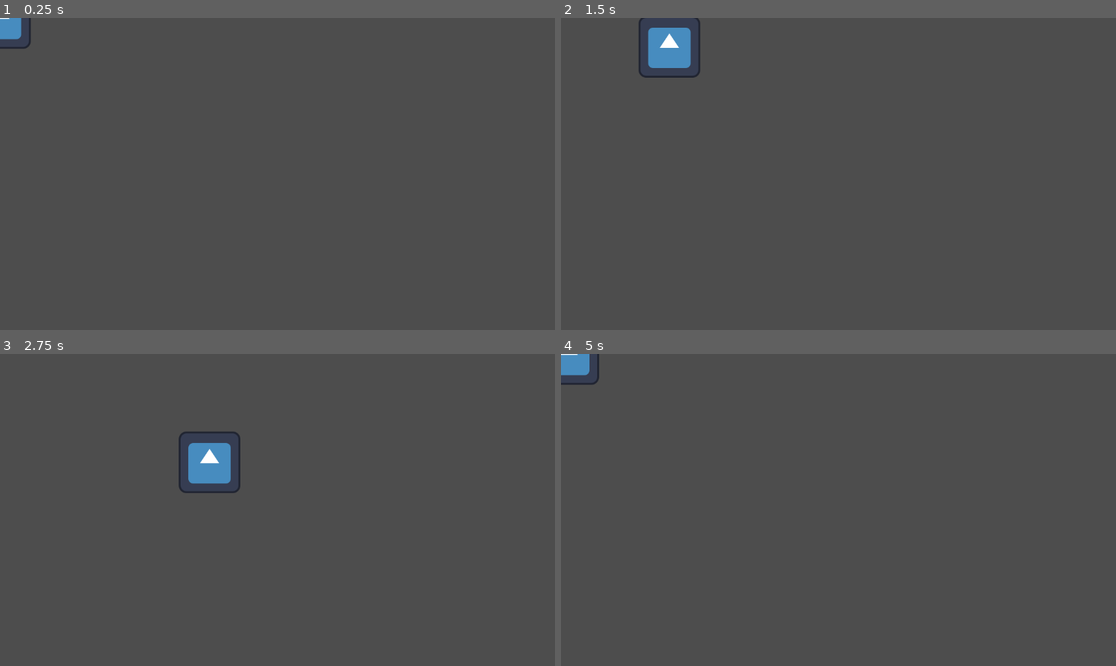
Above: before the commit, frames 1-4 (two rows, left to right).
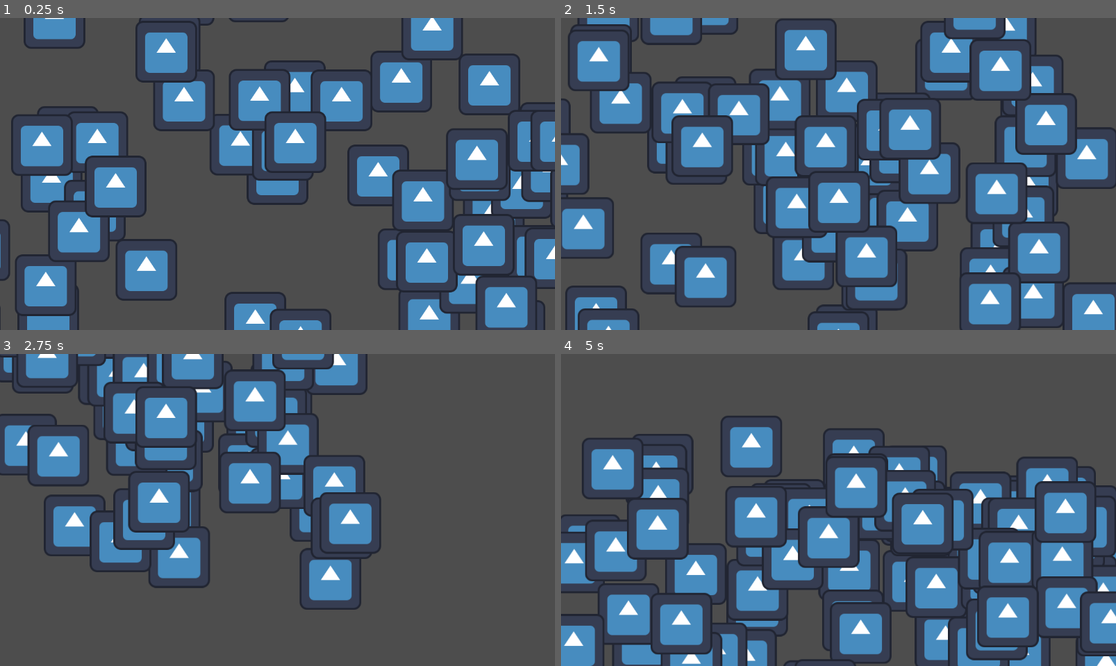
Above: after the commit, the same moments.

Repository: flowerFawn/XP-Based-Leveling
Game: Godot game, scene res://scenes/world.tscn
The game is run twice, just before and just after one commit, with the same random seed, the same clock (stepped at 60 frames per second) and the same inputs. Before the commit the project has no main scene; this scene is started directly in both runs. The engine's default icon, where the game draws it, is replaced by a stand-in: a white triangle on a blue panel in a dark square.
Inputs:
- Up to frame 1 (0.25 s): no input
- Up to frame 2 (1.5 s): tap Enter at 0.5 s; hold D (player_right) 0.53-1.28 s; hold S (player_down) from 1.28 s (still down)
- Up to frame 3 (2.75 s): release S (player_down) at 2.03 s; hold D (player_right) from 2.03 s (still down)
- Up to frame 4 (5 s): release D (player_right) at 2.78 s; hold W (player_up) 2.78-3.53 s; hold A (player_left) from 3.53 s (still down)

The runs differ from the first frame. In frame 1, 34% of the frame differs, in the area x 0-100%, y 0-100%; in frame 2, 42%; in frame 3, 23%; in frame 4, 39%.

Commit message:
enemies exist, player can move
enemies based on resources
it seems to run quite well, 4000 enemies spread out runs at 60fps

Diff:
--- a/project.godot
+++ b/project.godot
@@ -11,8 +11,18 @@
 [application]
 
 config/name="Sketch Spell Survivors"
+run/main_scene="uid://dp1bn4tu70hr6"
 config/features=PackedStringArray("4.5", "Mobile")
 config/icon="res://icon.svg"
+
+[autoload]
+
+PlayerInfo="*res://scripts/autoloads/player_info.gd"
+
+[global_group]
+
+Enemy="any kind of enemy"
+Player="the player. should only ever be one, preferably"
 
 [input]
 
@@ -41,6 +51,11 @@
 ]
 }
 
+[layer_names]
+
+2d_physics/layer_1="Player"
+2d_physics/layer_2="Enemy"
+
 [rendering]
 
 renderer/rendering_method="mobile"
--- /dev/null
+++ b/resources/enemy types/goblin.tres
@@ -0,0 +1,14 @@
+[gd_resource type="Resource" script_class="EnemyType" load_steps=4 format=3 uid="uid://bg3osrk3a4ni5"]
+
+[ext_resource type="Resource" uid="uid://cj6251nhvsiy8" path="res://resources/movement types/straight_enemy_movement.tres" id="1_nv008"]
+[ext_resource type="Script" uid="uid://58cfsa1tna1q" path="res://scripts/resources/base resources/enemy_type.gd" id="2_ed3jj"]
+
+[sub_resource type="CircleShape2D" id="CircleShape2D_nv008"]
+
+[resource]
+script = ExtResource("2_ed3jj")
+movement_type = ExtResource("1_nv008")
+speed = 100.0
+contact_damage = 10.0
+shape = SubResource("CircleShape2D_nv008")
+metadata/_custom_type_script = "uid://58cfsa1tna1q"
--- /dev/null
+++ b/resources/movement types/reverse_enemy_movement.tres
@@ -0,0 +1,7 @@
+[gd_resource type="Resource" script_class="EnemyMovementReverse" load_steps=2 format=3 uid="uid://bdqlvr5dgs8j3"]
+
+[ext_resource type="Script" uid="uid://dkj60s41gi5g8" path="res://scripts/resources/inherited resources/movement types/movement_reverse.gd" id="1_hkypa"]
+
+[resource]
+script = ExtResource("1_hkypa")
+metadata/_custom_type_script = "uid://dkj60s41gi5g8"
--- /dev/null
+++ b/resources/movement types/straight_enemy_movement.tres
@@ -0,0 +1,7 @@
+[gd_resource type="Resource" script_class="EnemyMovementStraight" load_steps=2 format=3 uid="uid://cj6251nhvsiy8"]
+
+[ext_resource type="Script" uid="uid://dnh1inx0mt37h" path="res://scripts/resources/inherited resources/movement types/movement_straight.gd" id="1_atv2i"]
+
+[resource]
+script = ExtResource("1_atv2i")
+metadata/_custom_type_script = "uid://dnh1inx0mt37h"
--- a/scenes/character.tscn
+++ b/scenes/character.tscn
@@ -6,7 +6,7 @@
 [sub_resource type="RectangleShape2D" id="RectangleShape2D_rkhd4"]
 size = Vector2(128, 128)
 
-[node name="CharacterBody2D" type="CharacterBody2D"]
+[node name="CharacterBody2D" type="CharacterBody2D" groups=["Player"]]
 script = ExtResource("1_rkhd4")
 
 [node name="Icon" type="Sprite2D" parent="."]
@@ -14,3 +14,6 @@
 
 [node name="CollisionShape2D" type="CollisionShape2D" parent="."]
 shape = SubResource("RectangleShape2D_rkhd4")
+
+[node name="Camera2D" type="Camera2D" parent="."]
+position_smoothing_enabled = true
--- /dev/null
+++ b/scenes/enemy.tscn
@@ -0,0 +1,16 @@
+[gd_scene load_steps=4 format=3 uid="uid://kpbomqm3o7r0"]
+
+[ext_resource type="Script" uid="uid://dde8uqg54ddvd" path="res://scripts/enemy.gd" id="1_7p1mj"]
+[ext_resource type="Texture2D" uid="uid://dc1k28qljxgix" path="res://icon.svg" id="2_md0e3"]
+
+[sub_resource type="RectangleShape2D" id="RectangleShape2D_md0e3"]
+
+[node name="Enemy" type="Area2D" groups=["Enemy"]]
+collision_layer = 2
+script = ExtResource("1_7p1mj")
+
+[node name="EnemyCollision" type="CollisionShape2D" parent="."]
+shape = SubResource("RectangleShape2D_md0e3")
+
+[node name="Icon" type="Sprite2D" parent="."]
+texture = ExtResource("2_md0e3")
--- /dev/null
+++ b/scenes/game_controller.tscn
@@ -0,0 +1,13 @@
+[gd_scene load_steps=2 format=3 uid="uid://bedklbg6qvuot"]
+
+[ext_resource type="Script" uid="uid://dx25o3n085leo" path="res://scripts/game_controller.gd" id="1_vq0e2"]
+
+[node name="GameController" type="Node"]
+script = ExtResource("1_vq0e2")
+
+[node name="EnemyDirectionUpdateTimer" type="Timer" parent="."]
+wait_time = 0.5
+autostart = true
+ignore_time_scale = true
+
+[connection signal="timeout" from="EnemyDirectionUpdateTimer" to="." method="update_enemy_directions"]
--- a/scenes/world.tscn
+++ b/scenes/world.tscn
@@ -1,7 +1,26 @@
-[gd_scene load_steps=2 format=3 uid="uid://dp1bn4tu70hr6"]
+[gd_scene load_steps=4 format=3 uid="uid://dp1bn4tu70hr6"]
 
 [ext_resource type="PackedScene" uid="uid://dt2i2obb5kodu" path="res://scenes/character.tscn" id="1_nnsk1"]
+[ext_resource type="PackedScene" uid="uid://bedklbg6qvuot" path="res://scenes/game_controller.tscn" id="2_rwgxs"]
+
+[sub_resource type="GDScript" id="GDScript_nnsk1"]
+resource_name = "quick world thing"
+script/source = "extends Node2D
+
+
+# Called when the node enters the scene tree for the first time.
+func _ready() -> void:
+	var rnd:RandomNumberGenerator = RandomNumberGenerator.new()
+	for x in range(0, 100):
+		var e:Enemy = Enemy.new_enemy(preload(\"uid://bg3osrk3a4ni5\"))
+		e.position = Vector2(rnd.randi_range(0, 1920), rnd.randi_range(0, 1080))
+		add_child(e)
+"
 
 [node name="Node2D" type="Node2D"]
+script = SubResource("GDScript_nnsk1")
 
 [node name="CharacterBody2D" parent="." instance=ExtResource("1_nnsk1")]
+position = Vector2(927, 412)
+
+[node name="GameController" parent="." instance=ExtResource("2_rwgxs")]
--- /dev/null
+++ b/scripts/autoloads/player_info.gd
@@ -0,0 +1,6 @@
+extends Node
+
+var player_position:Vector2 = Vector2.ZERO
+
+func update_info(player:Player) -> void:
+	player_position = player.global_position
--- a/scripts/character.gd
+++ b/scripts/character.gd
@@ -1,15 +1,20 @@
 extends CharacterBody2D
-var speed:int = 300
+class_name Player
+var speed:int = 500
+var active_health:float = 100
 
-# Called when the node enters the scene tree for the first time.
-func _ready() -> void:
-	pass # Replace with function body.
+func _physics_process(delta: float) -> void:
+	var movement_vector = speed * get_direction()
+	move_and_collide(movement_vector * delta)
+	PlayerInfo.update_info(self)
 
 
-# Called every frame. 'delta' is the elapsed time since the previous frame.
-func _process(delta: float) -> void:
-	pass
+func get_direction() -> Vector2:
+	var direction:Vector2 = Vector2(Input.get_axis("player_left", "player_right"), Input.get_axis("player_up", "player_down")).normalized()
+	direction = Vector2(direction.x * abs(Input.get_axis("player_left", "player_right")), direction.y * abs(Input.get_axis("player_up", "player_down")))
+	return direction
 
-func _physics_process(delta: float) -> void:
-	var direction:Vector2 = Vector2(Input.get_axis("player_left", "player_right"), Input.get_axis("player_up", "player_down"))
-	move_and_collide(direction * speed * delta)
+#region HEALTH
+func take_damage(amount:float) -> void:
+	active_health -= amount
+#endregion
--- /dev/null
+++ b/scripts/enemy.gd
@@ -0,0 +1,55 @@
+extends Area2D
+class_name Enemy
+##The enemy type resource that this enemy will be
+@export var enemy_type:EnemyType
+
+##For the constructor
+const enemy_scene_preload = preload("uid://kpbomqm3o7r0")
+
+##Active versions of stats, so that a single resource can be used for every enemy type but individual enemies still change stats
+
+var active_speed:float
+
+var active_health:float
+
+
+var current_direction:Vector2
+
+
+
+
+
+
+
+func _physics_process(delta: float) -> void:
+	move(current_direction * active_speed * delta)
+
+#region COLLISION
+func collision_entered(body:Node2D):
+	if body.is_in_group(&"Player"):
+		var player:Player = body
+		player.take_damage(enemy_type.contact_damage)
+		#queue_free()
+#endregion
+#region MOVEMENT
+func move(velocity:Vector2) -> void:
+	position += velocity
+
+func update_direction() -> void:
+	current_direction = enemy_type.movement_type.get_enemy_direction(global_position, PlayerInfo.player_position)
+
+
+#endregion
+#region CONSTRUCTOR
+static func new_enemy(enemy_type:EnemyType) -> Enemy:
+	var new_enemy_instance:Enemy = enemy_scene_preload.instantiate()
+	new_enemy_instance.enemy_type = enemy_type
+	new_enemy_instance.intialise_enemy()
+	return new_enemy_instance
+
+func intialise_enemy() -> void:
+	active_speed = enemy_type.speed
+
+
+	connect("body_entered", collision_entered)
+#endregion
--- /dev/null
+++ b/scripts/game_controller.gd
@@ -0,0 +1,8 @@
+extends Node
+
+
+
+
+func update_enemy_directions() -> void:
+	for enemy:Enemy in get_tree().get_nodes_in_group("Enemy"):
+		enemy.update_direction()
--- /dev/null
+++ b/scripts/resources/base resources/enemy_type.gd
@@ -0,0 +1,18 @@
+extends Resource
+class_name EnemyType
+
+##Properties regarding movement
+@export_group("Movement")
+##How the enemy moves. This determines direction, not speed
+@export var movement_type:EnemyMovementType
+##How quickly the enemy moves. This is per second, due to the fact it is multiplied by delta
+@export var speed:float
+
+@export_group("Effects")
+##The amount of damage done when colliding with the player, and then dying
+@export var contact_damage:float
+
+
+@export_group("Shape")
+##The hitbox of the enemy
+@export var shape:Shape2D
--- /dev/null
+++ b/scripts/resources/base resources/movement_type.gd
@@ -0,0 +1,6 @@
+extends Resource
+class_name EnemyMovementType
+
+##Replace this in children of the class to decide their movement pattern!
+func get_enemy_direction(enemy_position:Vector2, player_position:Vector2) -> Vector2:
+	return Vector2.ZERO
--- /dev/null
+++ b/scripts/resources/inherited resources/movement types/movement_reverse.gd
@@ -0,0 +1,4 @@
+extends EnemyMovementType
+class_name EnemyMovementReverse
+func get_enemy_direction(enemy_position:Vector2, player_position:Vector2) -> Vector2:
+		return -(enemy_position.direction_to(player_position))
--- /dev/null
+++ b/scripts/resources/inherited resources/movement types/movement_straight.gd
@@ -0,0 +1,5 @@
+extends EnemyMovementType
+class_name EnemyMovementStraight
+
+func get_enemy_direction(enemy_position:Vector2, player_position:Vector2) -> Vector2:
+		return enemy_position.direction_to(player_position)
Not shown, added: scripts/autoloads/player_info.gd.uid
Not shown, added: scripts/enemy.gd.uid
Not shown, added: scripts/game_controller.gd.uid
Not shown, added: scripts/resources/base resources/enemy_type.gd.uid
Not shown, added: scripts/resources/base resources/movement_type.gd.uid
Not shown, added: scripts/resources/inherited resources/movement types/movement_reverse.gd.uid
Not shown, added: scripts/resources/inherited resources/movement types/movement_straight.gd.uid
